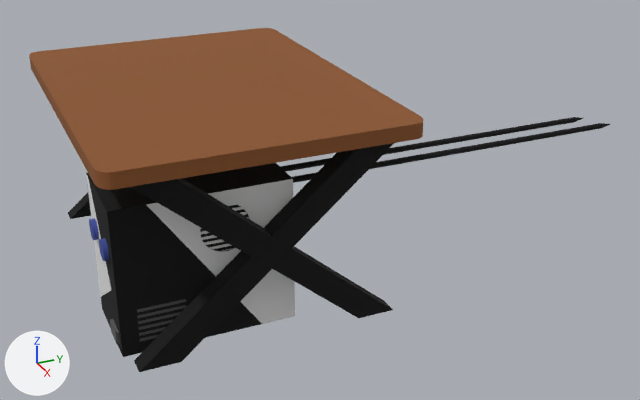
Before and after pictures for a commit that changed the Blender file private/blender/welding2.blend.
Camera for both pictures: a 50 mm lens placed at (5.68, -1.69, 3.14), pointed at (0.1, 0.82, 0.35). The axes (+X, +Y, +Z) are drawn at lower left. The lights are the same throughout.

In view in the first picture: 'cyclindre_cable2', 'cylindre_cable1', 'table_foot2.001', 'table_foot3.001', 'table_main', 'tower_main', 'tower_main.001', 'tower_main.002'.
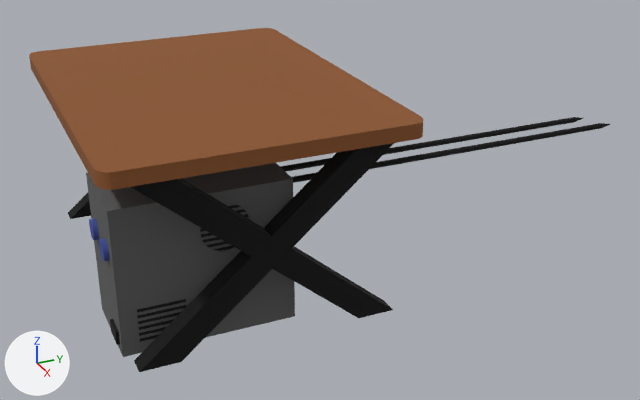
Commit message: End all welding level models

What the commit changed:
me_cube has 164 vertices, 76 faces and spans x -1.0..1.0, y -1.0..1.0, z -1.0..1.0.
me_cube no longer uses material mat_dark (black #000000).
me_cube now uses material mat_grey (dark grey #5f5f5f).
me_cube_002 has 4 vertices, 1 face and spans x -1.0..0.53, y -1.0, z -0.81..1.0.
me_cube_002 no longer uses material mat_white (white #e7e7e7).
me_cube_002 now uses material mat_grey (dark grey #5f5f5f).
me_cube_004 has 67 vertices, 3 faces and spans x 1.0, y -0.61..1.0, z -1.0..1.0.
me_cube_004 no longer uses material mat_white (white #e7e7e7).
me_cube_004 now uses material mat_grey (dark grey #5f5f5f).

Boxes (x1, y1, x2, y2) around the edits, measured in the pictures (640 x 400 px):
'tower_main', recoloured
    both: (86, 163, 293, 357)
'tower_main.002', recoloured (grey to black)
    both: (146, 179, 295, 324)
'tower_main.001', recoloured
    both: (86, 174, 111, 296)
